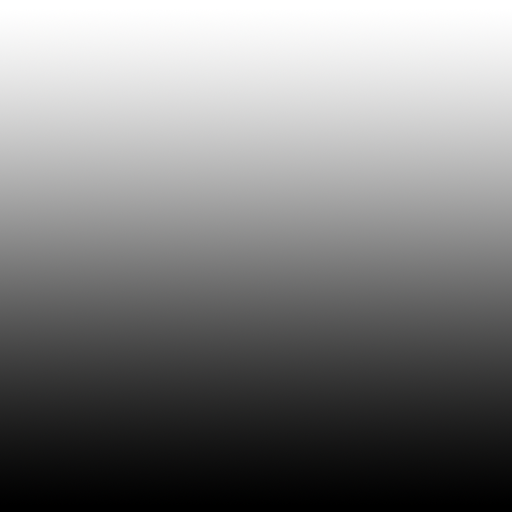
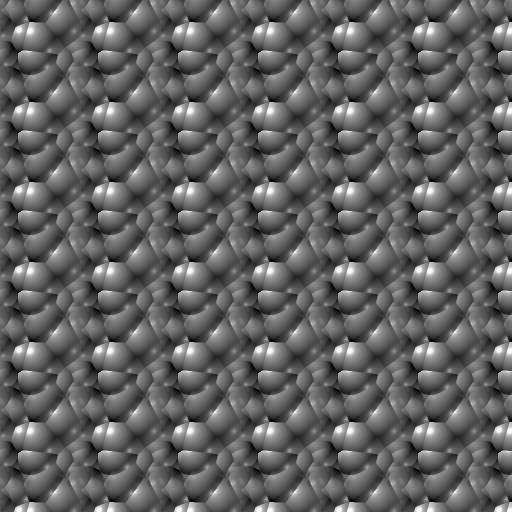
Before/after of a 512 × 512 layered artwork. What changed in the layer stack:
added layer "Layer 7" above "Layer 6" over [0, 0, 512, 512]
hid group "Group 2" (1 layers) over [0, 0, 512, 512]
